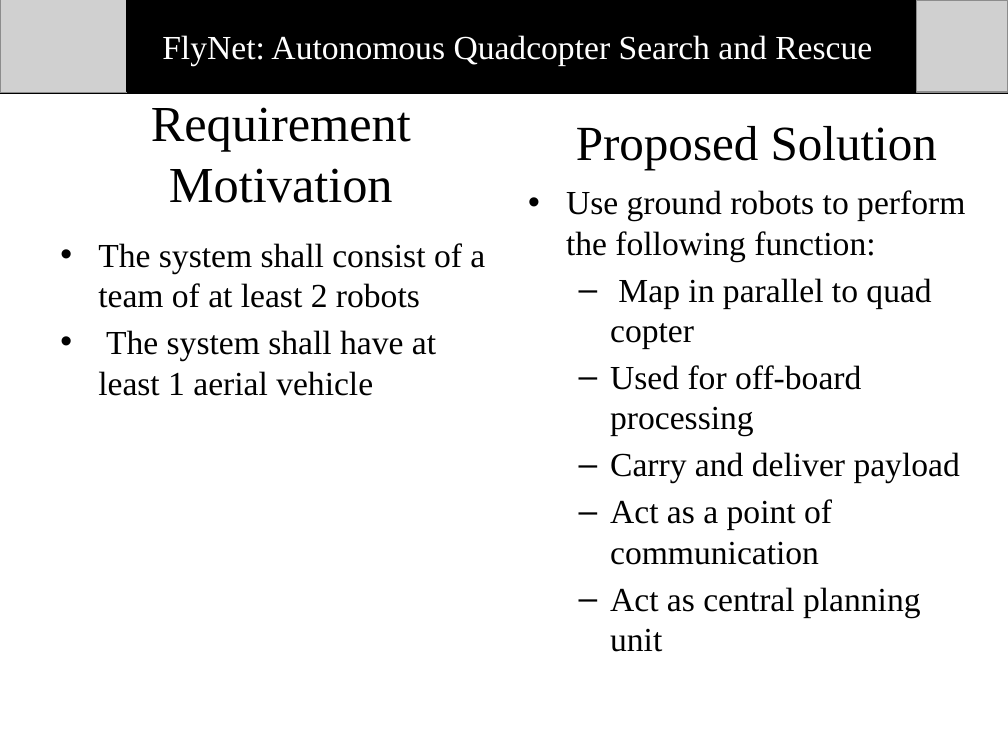
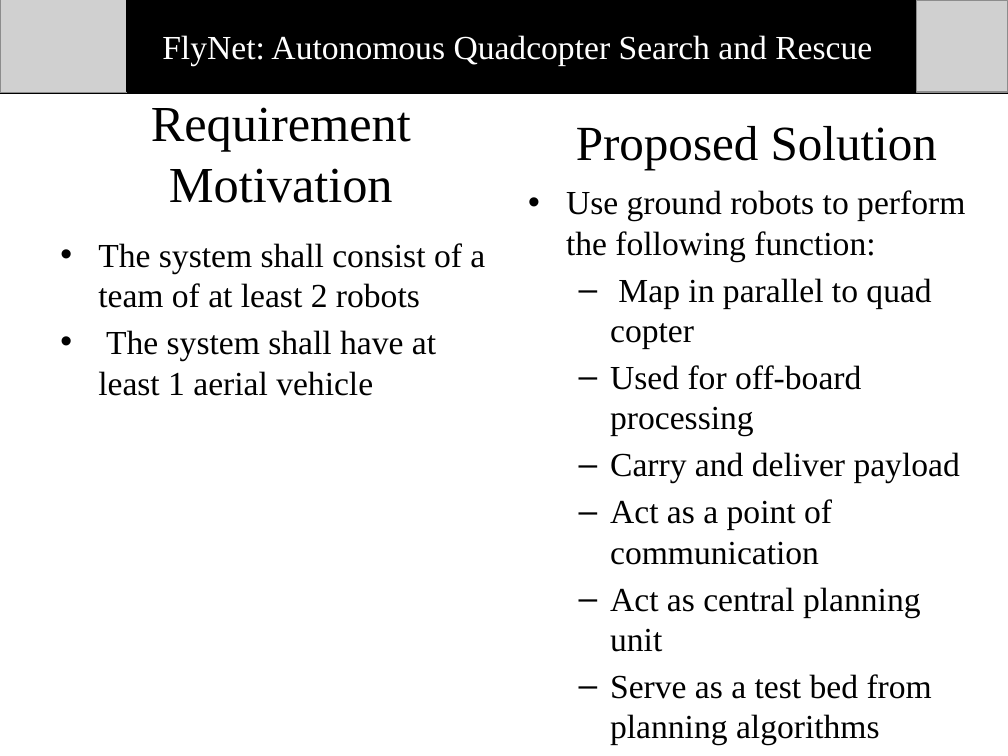
Before and after one commit to dtbinh/FlyNet, a slide deck: slide 5 of Presentations/CDR_Fall_2015/Individual_Slides/Prashant/Final_Presentation.pptx. Drawn at 1008x756 pixels with LibreOffice and Linux fonts; fonts in the diff are those of the drawing; grey boxes stand for pictures. Boxes give left, top, right and bottom in pixels: in the first picture for what was removed or moved away, otherwise in the second. Text is boxed around its words. In the diff, an @@ line names an element or a change of style, - is before the commit and + after.

```diff
--- a/Presentations/CDR_Fall_2015/Individual_Slides/Prashant/Final_Presentation.pptx
+++ b/Presentations/CDR_Fall_2015/Individual_Slides/Prashant/Final_Presentation.pptx
@@ text at [610, 674, 932, 745]: paragraph added @@
+  – Serve as a test bed from planning algorithms
```
Also in this commit, not shown: 3 other slides changed, 1 slide removed.
